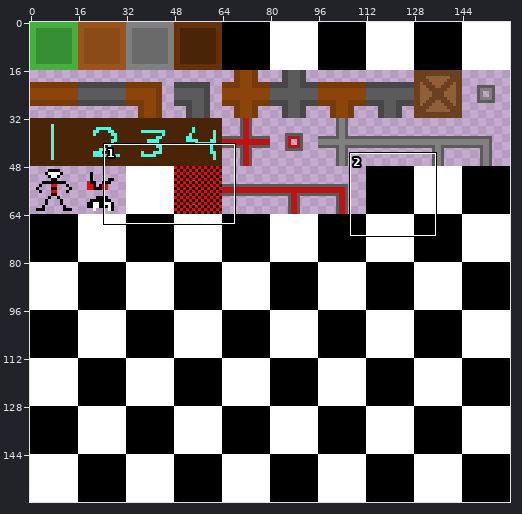
Sprite sheet -- res/textures/sprite_sheet.png. The first picture is a wide view before the edit; the outline marks the close-up.
Close-up. Before the commit:
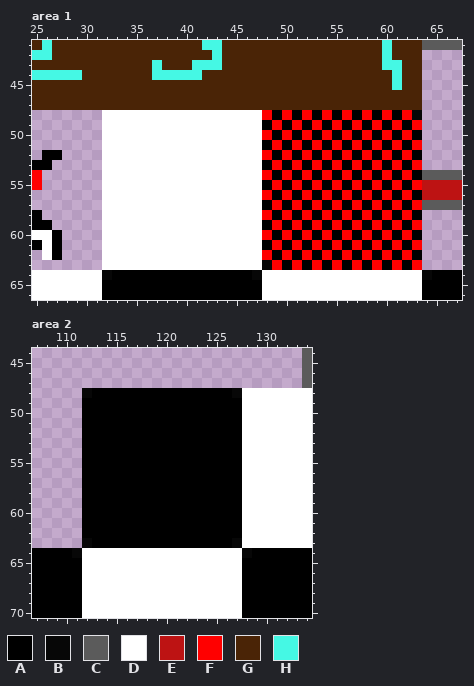
The file is 160x160 pixels. Colours within 5 levels of each other are drawn and written as one. Shown: area 1: x 25..67, y 41..66; area 2: x 107..134, y 44..70. The commit also changed other parts of the picture, which this record leaves out.
Palette (. is transparent): A #000000  B #070707  C #5b5b5b  D #ffffff  E #bd1313  F #ff0000  G #4a2406  H #45f8e4
Pixels before, area 1, first column x 25:
41 GHGGGGGGGGGGGGGGGHHGGGGGGGGGGGGGGGGHGGGCCCC
42 HHGGGGGGGGGGGGGGGGHGGGGGGGGGGGGGGGGHGGG....
43 GGGGGGGGGGGGHGGGHHHGGGGGGGGGGGGGGGGHHGG....
44 HHHHHGGGGGGGHHHHHGGGGGGGGGGGGGGGGGGGHGG....
45 GGGGGGGGGGGGGGGGGGGGGGGGGGGGGGGGGGGGHGG....
46 GGGGGGGGGGGGGGGGGGGGGGGGGGGGGGGGGGGGGGG....
47 GGGGGGGGGGGGGGGGGGGGGGGGGGGGGGGGGGGGGGG....
48 .......DDDDDDDDDDDDDDDDFAFAFAFAFAFAFAFB....
49 .......DDDDDDDDDDDDDDDDAFAFAFAFAFAFAFAF....
50 .......DDDDDDDDDDDDDDDDFAFAFAFAFAFAFAFA....
51 .......DDDDDDDDDDDDDDDDAFAFAFAFAFAFAFAF....
52 .AA....DDDDDDDDDDDDDDDDFAFAFAFAFAFAFAFA....
53 AA.....DDDDDDDDDDDDDDDDAFAFAFAFAFAFAFAF....
54 F......DDDDDDDDDDDDDDDDFAFAFAFAFAFAFAFACCCC
55 F......DDDDDDDDDDDDDDDDAFAFAFAFAFAFAFAFEEEE
56 .......DDDDDDDDDDDDDDDDFAFAFAFAFAFAFAFAEEEE
57 .......DDDDDDDDDDDDDDDDAFAFAFAFAFAFAFAFCCCC
58 A......DDDDDDDDDDDDDDDDFAFAFAFAFAFAFAFA....
59 AA.....DDDDDDDDDDDDDDDDAFAFAFAFAFAFAFAF....
60 DDA....DDDDDDDDDDDDDDDDFAFAFAFAFAFAFAFA....
61 ADA....DDDDDDDDDDDDDDDDAFAFAFAFAFAFAFAF....
62 .DA....DDDDDDDDDDDDDDDDFAFAFAFAFAFAFAFA....
63 .......DDDDDDDDDDDDDDDDBFAFAFAFAFAFAFAF....
64 DDDDDDDBAAAAAAAAAAAAAABDDDDDDDDDDDDDDDDBAAA
65 DDDDDDDAAAAAAAAAAAAAAAADDDDDDDDDDDDDDDDAAAA
66 DDDDDDDAAAAAAAAAAAAAAAADDDDDDDDDDDDDDDDAAAA
Pixels before, area 2, first column x 107:
44 ...........................C
45 ...........................C
46 ...........................C
47 ...........................C
48 .....BAAAAAAAAAAAAAABDDDDDDD
49 .....AAAAAAAAAAAAAAAADDDDDDD
50 .....AAAAAAAAAAAAAAAADDDDDDD
51 .....AAAAAAAAAAAAAAAADDDDDDD
52 .....AAAAAAAAAAAAAAAADDDDDDD
53 .....AAAAAAAAAAAAAAAADDDDDDD
54 .....AAAAAAAAAAAAAAAADDDDDDD
55 .....AAAAAAAAAAAAAAAADDDDDDD
56 .....AAAAAAAAAAAAAAAADDDDDDD
57 .....AAAAAAAAAAAAAAAADDDDDDD
58 .....AAAAAAAAAAAAAAAADDDDDDD
59 .....AAAAAAAAAAAAAAAADDDDDDD
60 .....AAAAAAAAAAAAAAAADDDDDDD
61 .....AAAAAAAAAAAAAAAADDDDDDD
62 .....AAAAAAAAAAAAAAAADDDDDDD
63 .....BAAAAAAAAAAAAAABDDDDDDD
64 AAAABDDDDDDDDDDDDDDDDBAAAAAA
65 AAAAADDDDDDDDDDDDDDDDAAAAAAA
66 AAAAADDDDDDDDDDDDDDDDAAAAAAA
67 AAAAADDDDDDDDDDDDDDDDAAAAAAA
68 AAAAADDDDDDDDDDDDDDDDAAAAAAA
69 AAAAADDDDDDDDDDDDDDDDAAAAAAA
70 AAAAADDDDDDDDDDDDDDDDAAAAAAA
After:
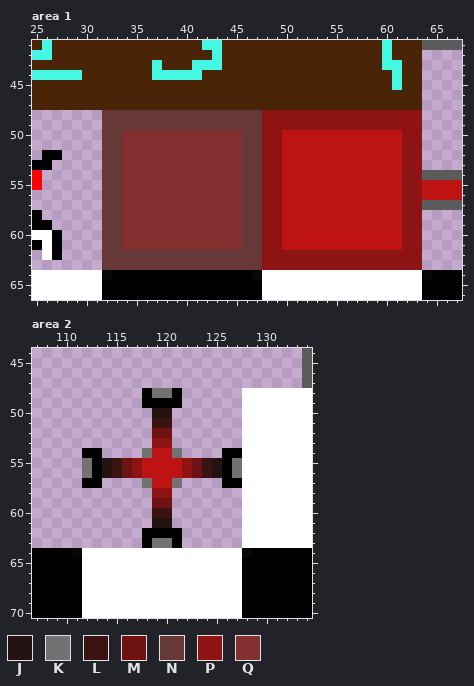
Colours new in this view: J #251313  K #727272  L #3b1313  M #6e1313  N #673838  P #8e1313  Q #833030
Diff:
Changed rows in their new state; - is an unchanged pixel.
Area 1:
first column x 32:
48 NNNNNNNNNNNNNNNNPPPPPPPPPPPPPPPP
49 NNNNNNNNNNNNNNNNPPPPPPPPPPPPPPPP
50 NNQQQQQQQQQQQQNNPPEEEEEEEEEEEEPP
51 NNQQQQQQQQQQQQNNPPEEEEEEEEEEEEPP
52 NNQQQQQQQQQQQQNNPPEEEEEEEEEEEEPP
53 NNQQQQQQQQQQQQNNPPEEEEEEEEEEEEPP
54 NNQQQQQQQQQQQQNNPPEEEEEEEEEEEEPP
55 NNQQQQQQQQQQQQNNPPEEEEEEEEEEEEPP
56 NNQQQQQQQQQQQQNNPPEEEEEEEEEEEEPP
57 NNQQQQQQQQQQQQNNPPEEEEEEEEEEEEPP
58 NNQQQQQQQQQQQQNNPPEEEEEEEEEEEEPP
59 NNQQQQQQQQQQQQNNPPEEEEEEEEEEEEPP
60 NNQQQQQQQQQQQQNNPPEEEEEEEEEEEEPP
61 NNQQQQQQQQQQQQNNPPEEEEEEEEEEEEPP
62 NNNNNNNNNNNNNNNNPPPPPPPPPPPPPPPP
63 NNNNNNNNNNNNNNNNPPPPPPPPPPPPPPPP
Area 2:
first column x 112:
48 ......-KK-......
49 ......----......
50 .......JJ.......
51 .......LL.......
52 .......MM.......
53 .......PP.......
54 --....KEEK....--
55 K-JLMPEEEEPMLJ-K
56 K-JLMPEEEEPMLJ-K
57 --....KEEK....--
58 .......PP.......
59 .......MM.......
60 .......LL.......
61 .......JJ.......
62 ......----......
63 ......-KK-......
